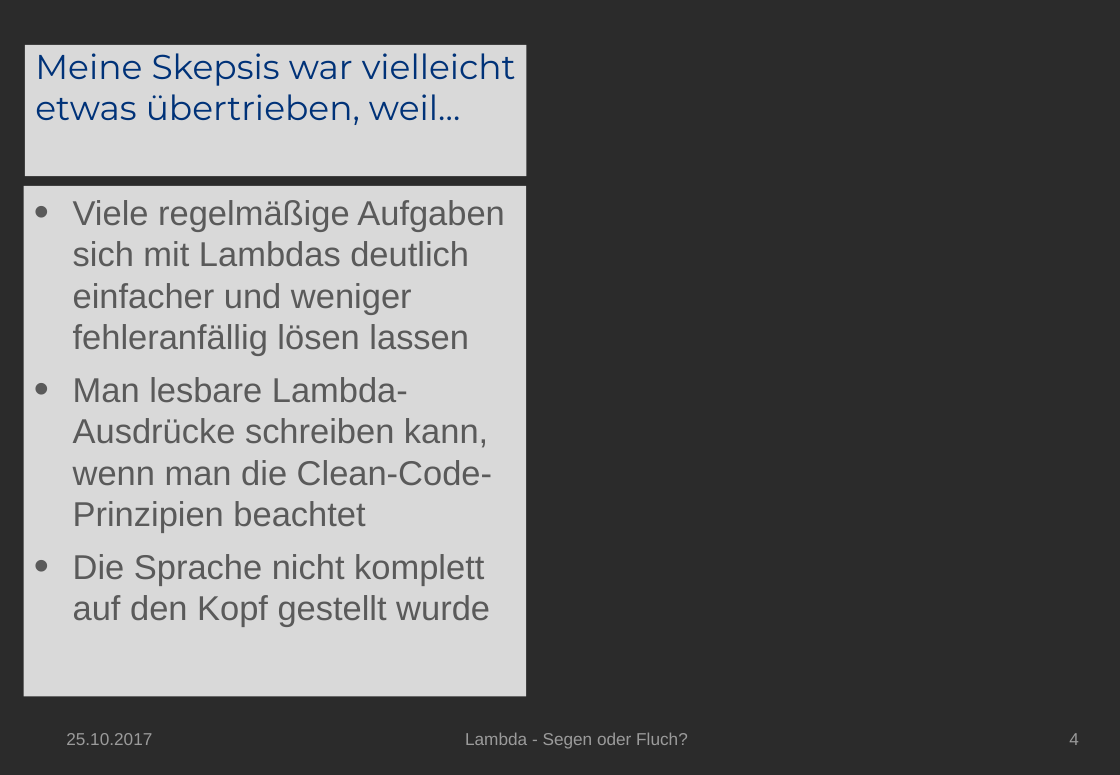
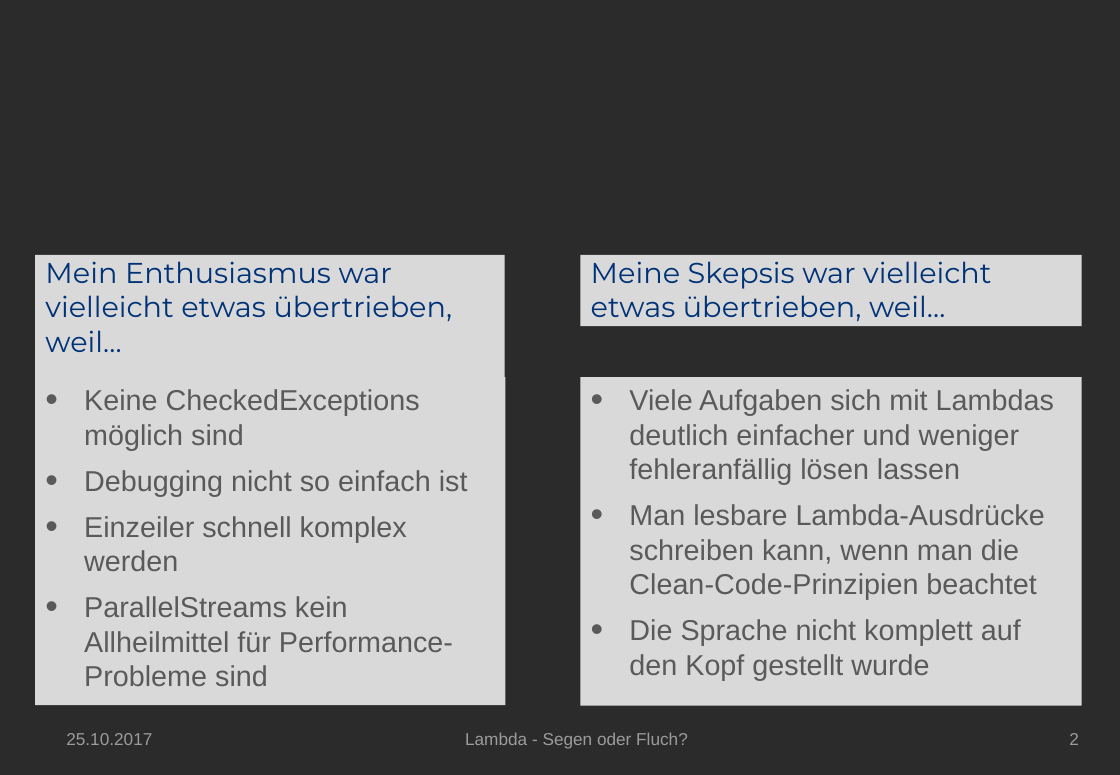
Before and after one commit to cnockemann/lambda-segen-oder-fluch, a slide deck: slide 2 of doc/Lambda-Segen-oder-Fluch.pptx (slide 4 before the commit). Drawn at 1120x775 pixels with LibreOffice and Linux fonts; fonts in the diff are those of the drawing; background and template pictures are left out; a plain dark background stands for a picture behind light text. Boxes give left, top, right and bottom in pixels: in the first picture for what was removed or moved away, otherwise in the second. Text is boxed around its words. In the diff, an @@ line names an element or a change of style, - is before the commit and + after.

```diff
--- a/doc/Lambda-Segen-oder-Fluch.pptx
+++ b/doc/Lambda-Segen-oder-Fluch.pptx
@@ title "Mein Enthusiasmus war vielleicht etwas ...": place and size @@
-title "Mein Enthusiasmus war vielleicht etwas ..." at box(25, 44, 526, 176)
+title "Mein Enthusiasmus war vielleicht etwas ..." at box(35, 255, 505, 377)
@@ title at box(45, 261, 453, 352): text changed; size 24 to 20 pt @@
-Meine Skepsis war vielleicht etwas übertrieben, weil…
+Mein Enthusiasmus war vielleicht etwas übertrieben, weil…
@@ rectangle added at box(580, 255, 1082, 327), fill #D9D9D9, 20 pt, text #003278 @@
+Meine Skepsis war vielleicht etwas übertrieben, weil…
@@ text "Keine CheckedExceptions möglich sind": place and size @@
-text "Keine CheckedExceptions möglich sind" at box(24, 186, 526, 697)
+text "Keine CheckedExceptions möglich sind" at box(35, 377, 506, 705)
@@ text at box(84, 389, 468, 686): text changed; size 24 to 20 pt @@
-• Viele regelmäßige Aufgaben sich mit Lambdas deutlich einfacher und weniger fehleranfällig lösen lassen
-• Man lesbare Lambda-Ausdrücke schreiben kann, wenn man die Clean-Code-Prinzipien beachtet
-• Die Sprache nicht komplett auf den Kopf gestellt wurde
+• Keine CheckedExceptions möglich sind
+• Debugging nicht so einfach ist
+• Einzeiler schnell komplex werden
+• ParallelStreams kein Allheilmittel für Performance-Probleme sind
@@ rectangle added at box(580, 377, 1082, 706), fill #D9D9D9, 20 pt, text #5A5A5A @@
+• Viele Aufgaben sich mit Lambdas deutlich einfacher und weniger fehleranfällig lösen lassen
+• Man lesbare Lambda-Ausdrücke schreiben kann, wenn man die Clean-Code-Prinzipien beachtet
+• Die Sprache nicht komplett auf den Kopf gestellt wurde
@@ page number at box(1069, 733, 1079, 745): text changed @@
-4
+2
```
Also in this commit, not shown: 3 other slides changed, 3 slides removed.
